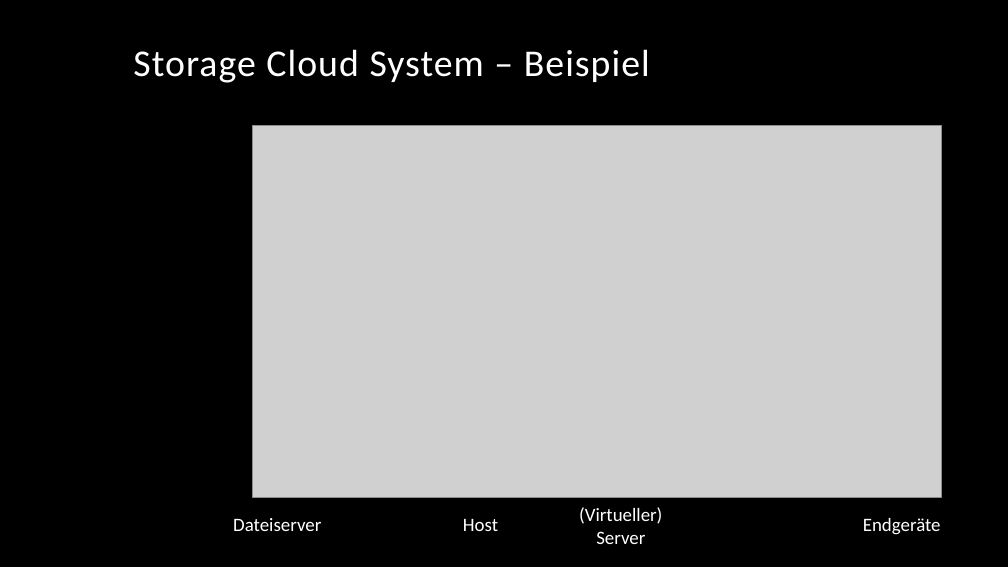
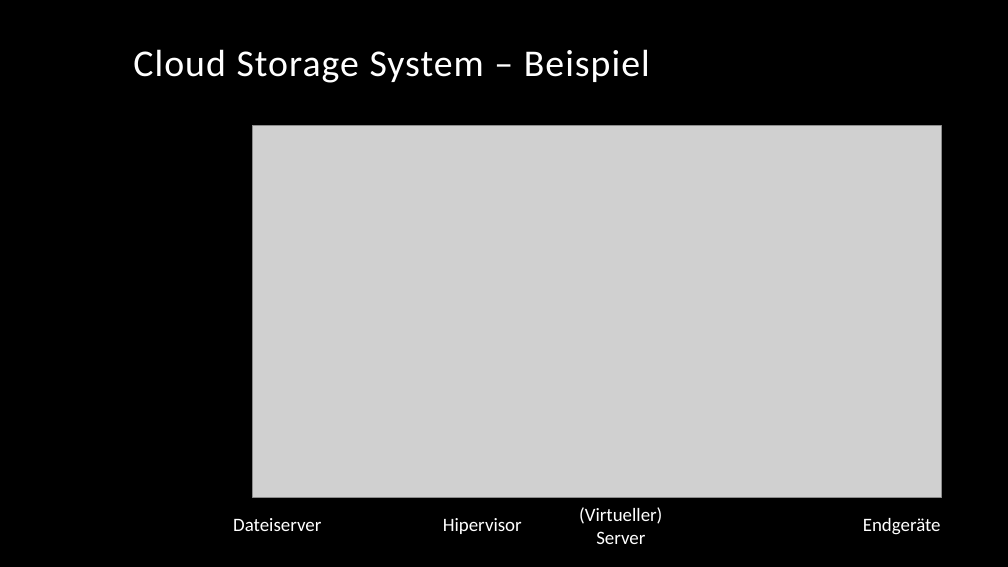
Before and after one commit to cs561/projects, a slide deck: slide 7 of Build your own Cloud II/Build your own Cloud.pptx (slide 9 before the commit). Drawn at 1008x567 pixels with LibreOffice and Linux fonts; fonts in the diff are those of the drawing; grey boxes stand for pictures; background and template pictures are left out. Boxes give left, top, right and bottom in pixels: in the first picture for what was removed or moved away, otherwise in the second. Text is boxed around its words. In the diff, an @@ line names an element or a change of style, - is before the commit and + after.

```diff
--- a/Build your own Cloud II/Build your own Cloud.pptx
+++ b/Build your own Cloud II/Build your own Cloud.pptx
@@ text at (133, 49, 650, 83): text changed @@
-Storage Cloud System – Beispiel
+Cloud Storage System – Beispiel
@@ text added at (443, 518, 522, 534), 18 pt, text #FFFFFF @@
+Hipervisor
@@ text removed at (463, 519, 498, 531) @@
-Host
```
Also in this commit, not shown: 27 other slides changed, 7 slides added, 1 slide removed.
